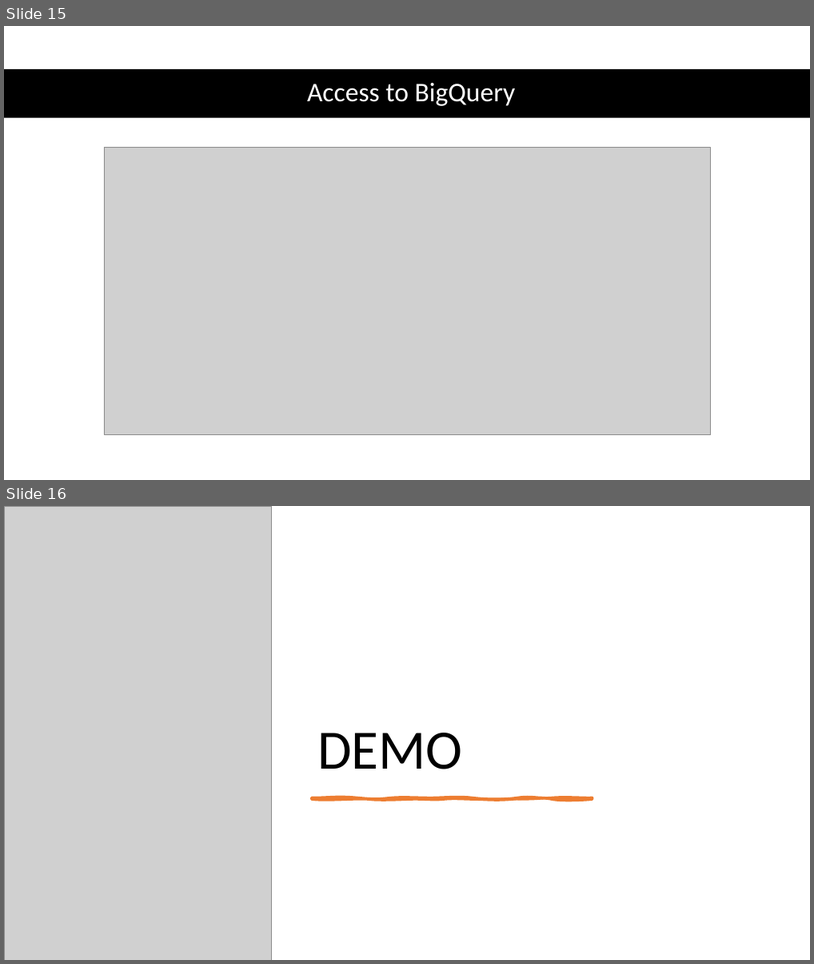
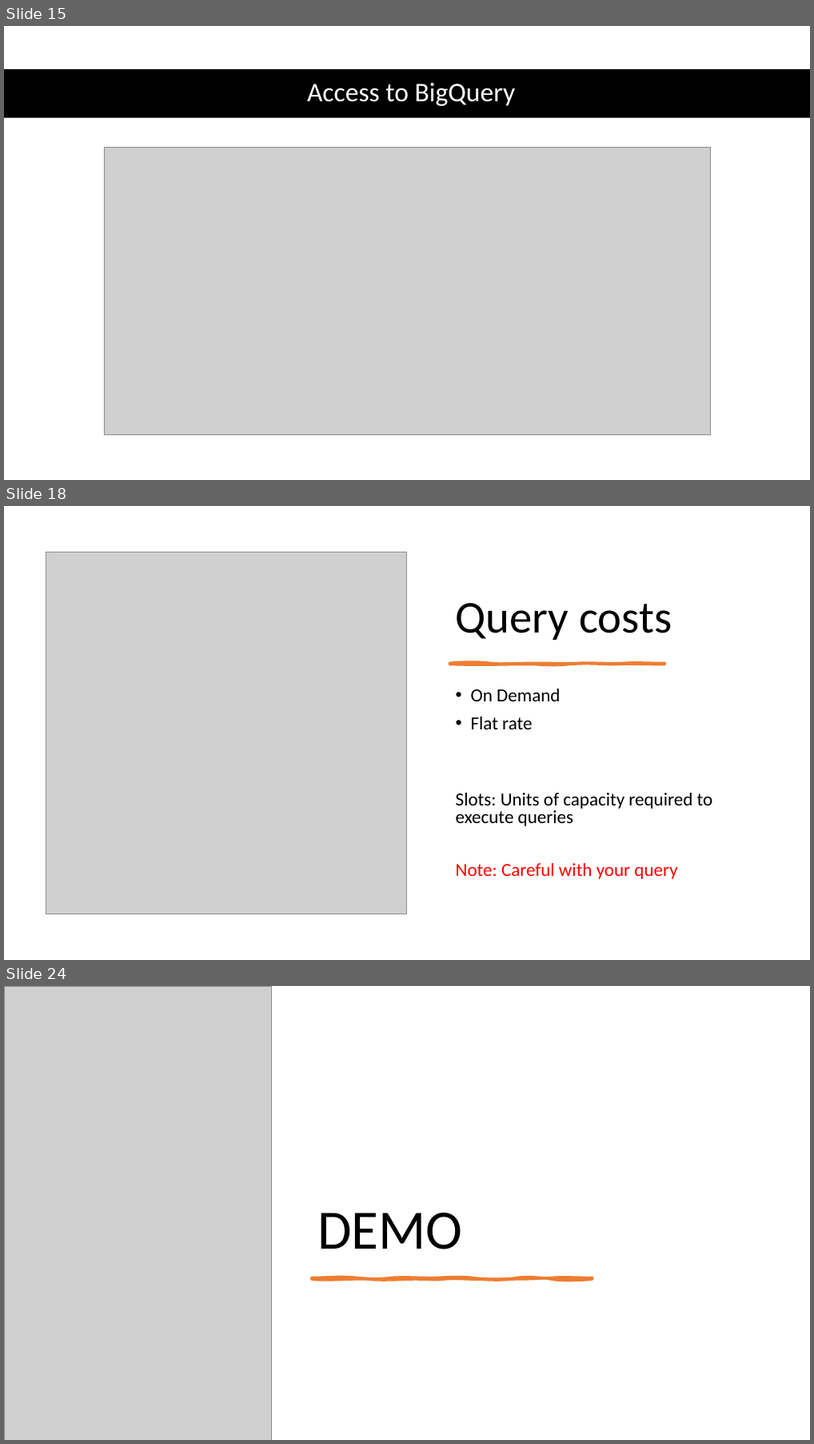
Before and after one commit to brucent2610/DataEngineerCoaching, a slide deck: Presentation/BigQuery.pptx. Shown one above the other, each under a label of ours: slides 15 and 16 before the commit, slides 15, 18 and 24 after it; the slides between them are not shown. The pictures are 814x964 and 814x1444 pixels, drawn with LibreOffice and Linux fonts; fonts in the diff are those of the drawing; grey boxes stand for pictures. Boxes give left, top, right and bottom in pixels: in the first picture for what was removed or moved away, otherwise in the second. Text is boxed around its words. In the diff, an @@ line names an element or a change of style, - is before the commit and + after.

```diff
--- a/Presentation/BigQuery.pptx
+++ b/Presentation/BigQuery.pptx
@@ slide 18 added at bbox=[4, 506, 810, 960], background #FFFFFF @@
@@ picture added at bbox=[46, 552, 407, 914] @@
@@ title added at bbox=[456, 603, 672, 640], 54 pt, text #000000 @@
+Query costs
@@ freeform shape added at bbox=[450, 664, 666, 664], fill #ED7D31, outline #ED7D31 3 pt @@
@@ text added at bbox=[471, 688, 560, 729], 22 pt, text #000000 @@
+• On Demand
+• Flat rate
@@ text added at bbox=[456, 792, 714, 879], 22 pt, text #000000 @@
+Slots: Units of capacity required to execute queries
+Note: Careful with your query
@@ what was slide 16 is now slide 24 @@
```
Also in this commit, not shown: 1 slide changed, 7 other slides added, 4 other files.
